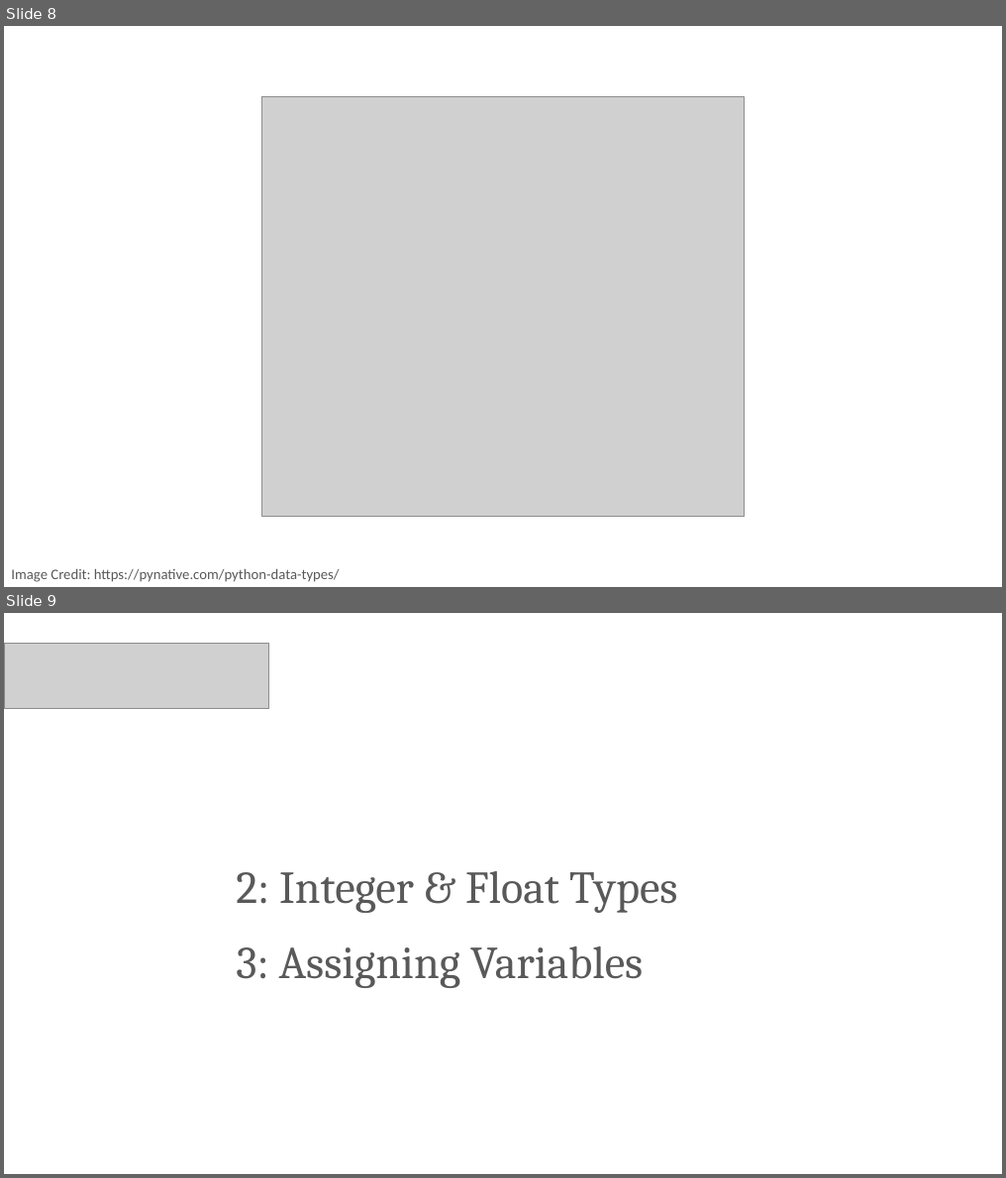
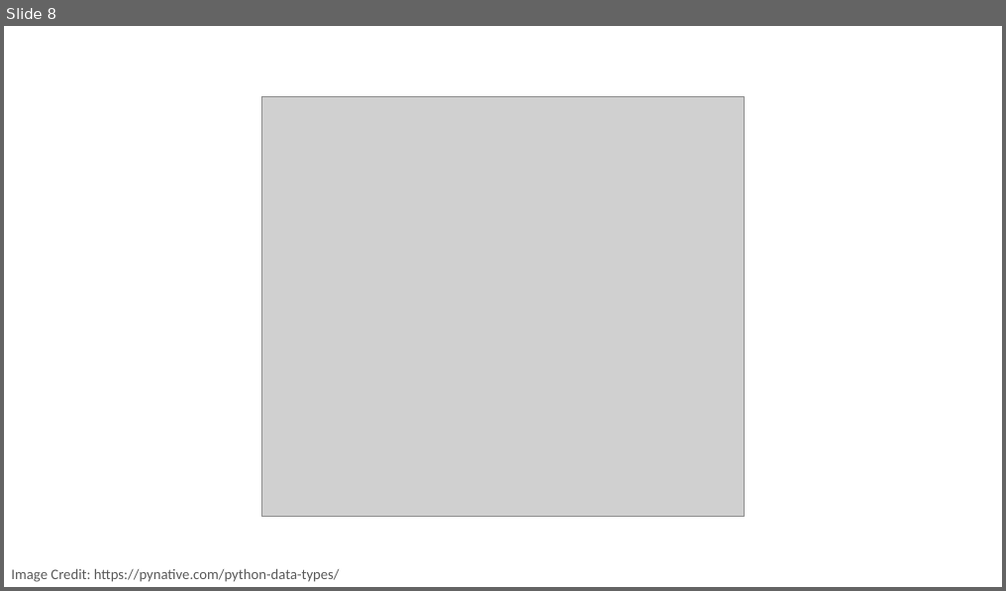
Before and after one commit to PracticumAI/python, a slide deck: presentations/01_getting_started.pptx. Shown one above the other, each under a label of ours: slides 8 and 9 before the commit, slide 8 after it. The pictures are 1006x1178 and 1006x591 pixels, drawn with LibreOffice and Linux fonts; fonts in the diff are those of the drawing; grey boxes stand for pictures. Boxes give left, top, right and bottom in pixels: in the first picture for what was removed or moved away, otherwise in the second. Text is boxed around its words. In the diff, an @@ line names an element or a change of style, - is before the commit and + after.

```diff
--- a/presentations/01_getting_started.pptx
+++ b/presentations/01_getting_started.pptx
@@ slide 9 removed at <box>4,613,1002,1174</box>, background #FFFFFF @@
@@ picture removed at <box>4,643,269,709</box> @@
@@ title removed at <box>236,871,677,913</box> @@
-2: Integer & Float Types
@@ text removed at <box>236,947,643,988</box> @@
-3: Assigning Variables
```
Also in this commit, not shown: 1 slide changed, 2 slides added, 6 other slides removed, 4 other files.
